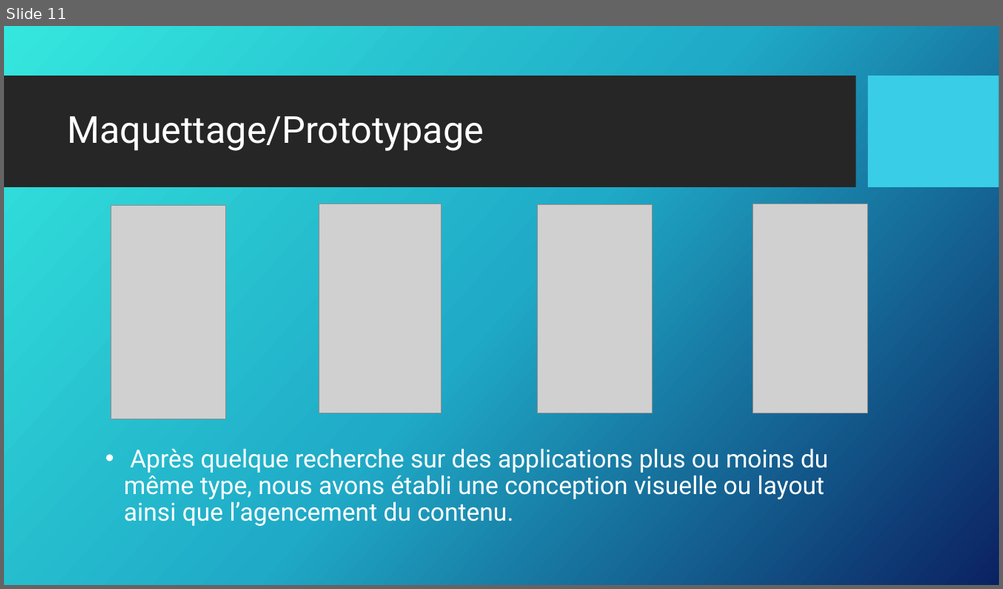
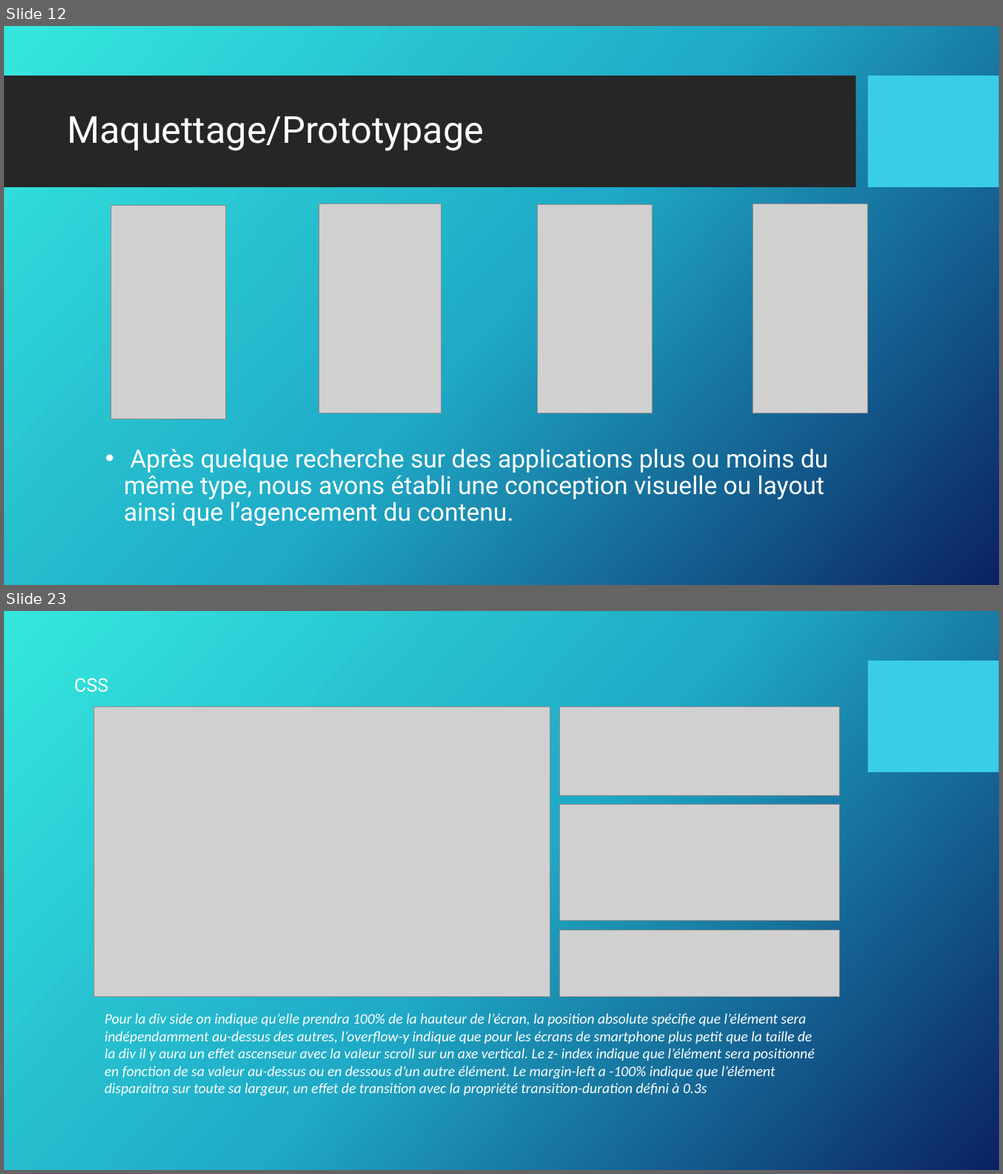
Before and after one commit to Lanagramme/NewsAntilles, a slide deck: DEVELLOPEUR WEB ET WEB MOBILE.pptx. Shown one above the other, each under a label of ours: slide 11 before the commit, slides 12 and 23 after it; the slides between them are not shown. The pictures are 1003x589 and 1003x1174 pixels, drawn with LibreOffice and Linux fonts; fonts in the diff are those of the drawing; grey boxes stand for pictures; background and template pictures are left out. Boxes give left, top, right and bottom in pixels: in the first picture for what was removed or moved away, otherwise in the second. Text is boxed around its words. In the diff, an @@ line names an element or a change of style, - is before the commit and + after.

```diff
--- a/DEVELLOPEUR WEB ET WEB MOBILE.pptx
+++ b/DEVELLOPEUR WEB ET WEB MOBILE.pptx
@@ slide 23 added at <box>4,611,999,1170</box>, background picture (left out); not listed: 1 template element that a slide beside it also shows @@
@@ text added at <box>74,678,108,692</box>, 18 pt, text #FFFFFF @@
+CSS
@@ picture added at <box>94,707,550,997</box> @@
@@ picture added at <box>559,707,839,796</box> @@
@@ picture added at <box>559,805,839,921</box> @@
@@ picture added at <box>559,931,839,997</box> @@
@@ text added at <box>105,1014,814,1096</box>, 14 pt, text #FFFFFF, italic @@
+Pour la div side on indique qu’elle prendra 100% de la hauteur de l’écran, la position absolute spécifie que l’élément sera indépendamment au-dessus des autres, l’overflow-y indique que pour les écrans de smartphone plus petit que la taille de la div il y aura un effet ascenseur avec la valeur scroll sur un axe vertical. Le z- index indique que l’élément sera positionné en fonction de sa valeur au-dessus ou en dessous d’un autre élément. Le margin-left a -100% indique que l’élément disparaitra sur toute sa largeur, un effet de transition avec la propriété transition-duration défini à 0.3s
@@ what was slide 11 is now slide 12 @@
```
Also in this commit, not shown: 6 slides changed, 15 other slides added, 2 slides removed.
